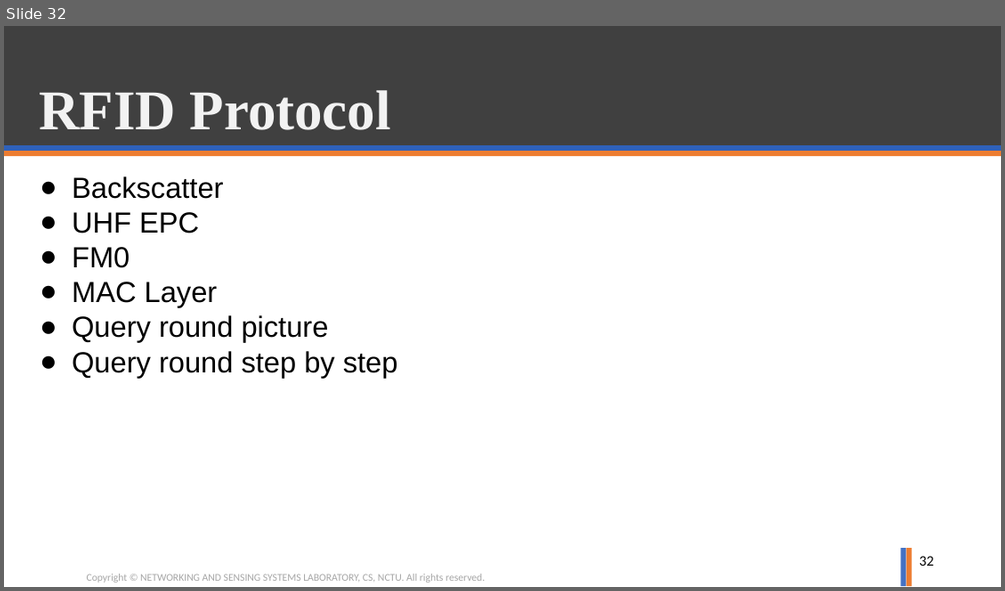
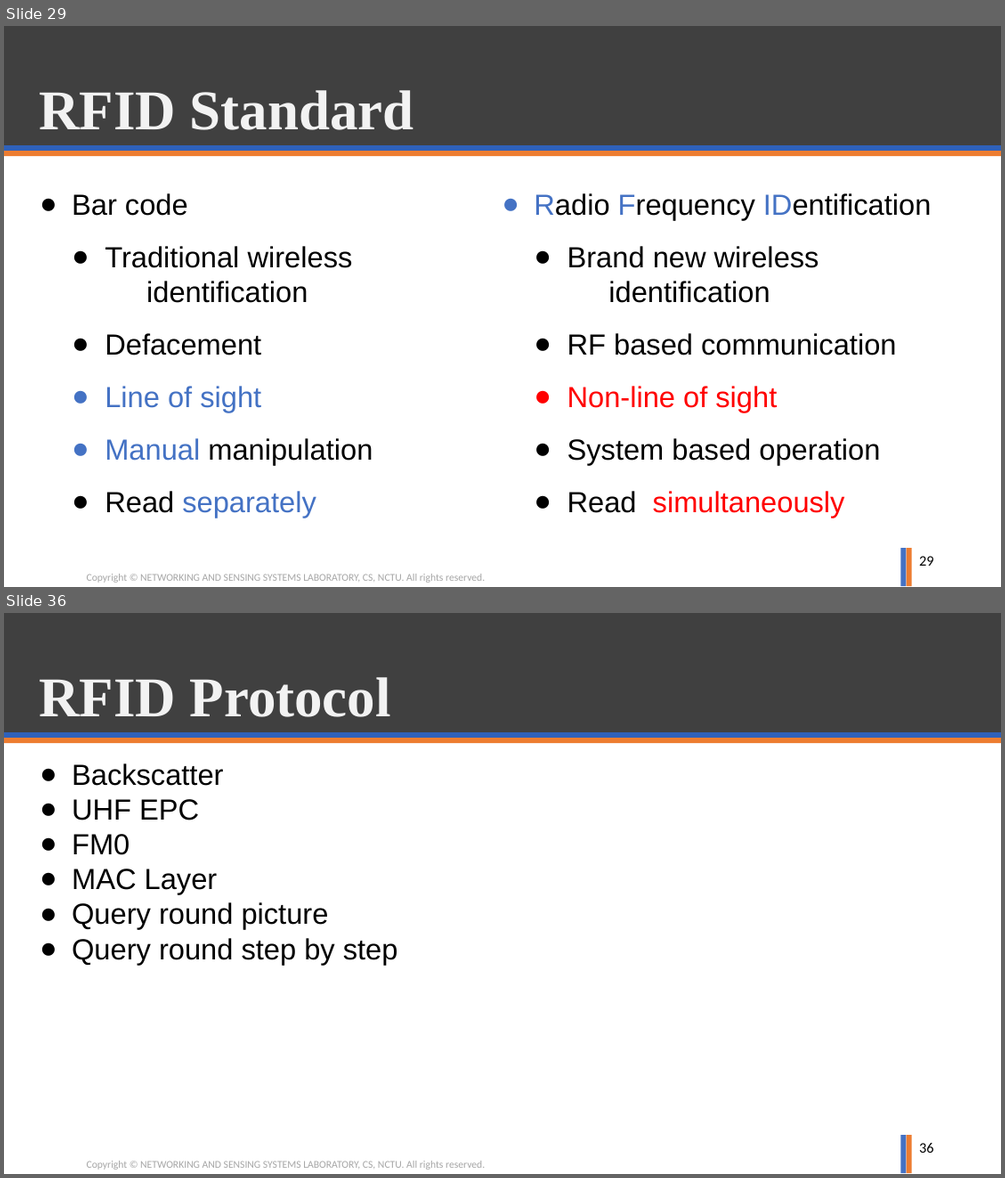
Before and after one commit to ghostkingwilly/Signal_Training_Freshman, a slide deck: Freshman_Training.pptx. Shown one above the other, each under a label of ours: slide 32 before the commit, slides 29 and 36 after it; the slides between them are not shown. The pictures are 1005x591 and 1005x1178 pixels, drawn with LibreOffice and Linux fonts; fonts in the diff are those of the drawing; background and template pictures are left out. Boxes give left, top, right and bottom in pixels: in the first picture for what was removed or moved away, otherwise in the second. Text is boxed around its words. In the diff, an @@ line names an element or a change of style, - is before the commit and + after.

Commit message:
RFID update

```diff
--- a/Freshman_Training.pptx
+++ b/Freshman_Training.pptx
@@ slide 29 added at (4,26,1001,587), background #FFFFFF; not listed: 6 template elements that a slide beside it also shows @@
@@ title added at (39,90,414,130), 54 pt, text #F2F2F2, bold @@
+RFID Standard
@@ text added at (72,193,372,516), 28 pt, text #000000 @@
+● Bar code
+  ● Traditional wireless
+  identification
+  ● Defacement
+  ● Line of sight
+  ● Manual manipulation
+  ● Read separately
@@ text added at (534,193,931,516), 28 pt, text #000000 @@
+● Radio Frequency IDentification
+  ● Brand new wireless
+  identification
+  ● RF based communication
+  ● Non-line of sight
+  ● System based operation
+  ● Read simultaneously
@@ page number added at (919,556,934,565), 14 pt, text #000000 @@
+29
@@ what was slide 32 is now slide 36 @@
@@ page number at (919,1143,934,1152): text changed @@
-32
+36
```
Also in this commit, not shown: 2 slides changed, 4 other slides added, 1 slide removed.
